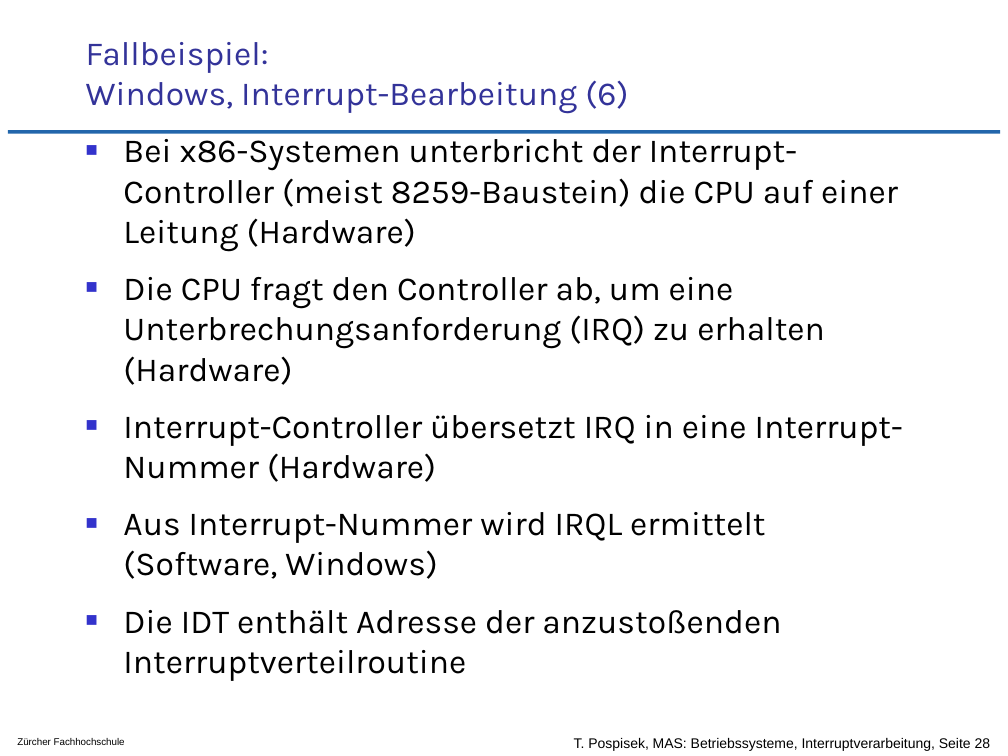
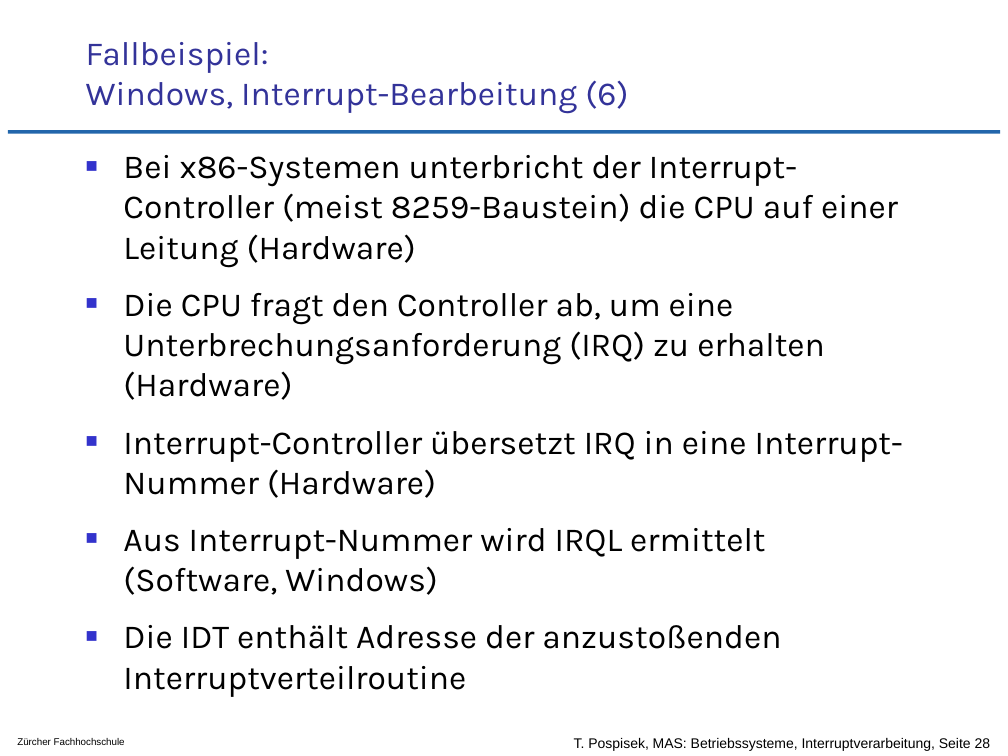
Before and after one commit to tpo/betriebssysteme, a slide deck: slide 28 of 04-3_Interruptverarbeitung_in_Betriebssystemen.odp. Drawn at 1008x756 pixels with LibreOffice and Linux fonts; fonts in the diff are those of the drawing; background and template pictures are left out. Boxes give left, top, right and bottom in pixels: in the first picture for what was removed or moved away, otherwise in the second. Text is boxed around its words. In the diff, an @@ line names an element or a change of style, - is before the commit and + after.

```diff
--- a/04-3_Interruptverarbeitung_in_Betriebssystemen.odp
+++ b/04-3_Interruptverarbeitung_in_Betriebssystemen.odp
@@ text "Bei x86-Systemen unterbricht der Interrupt-Controller ..." rewrapped from [123,132,903,634] to [123,155,903,649] @@
```
Also in this commit, not shown: 10 other slides changed.
